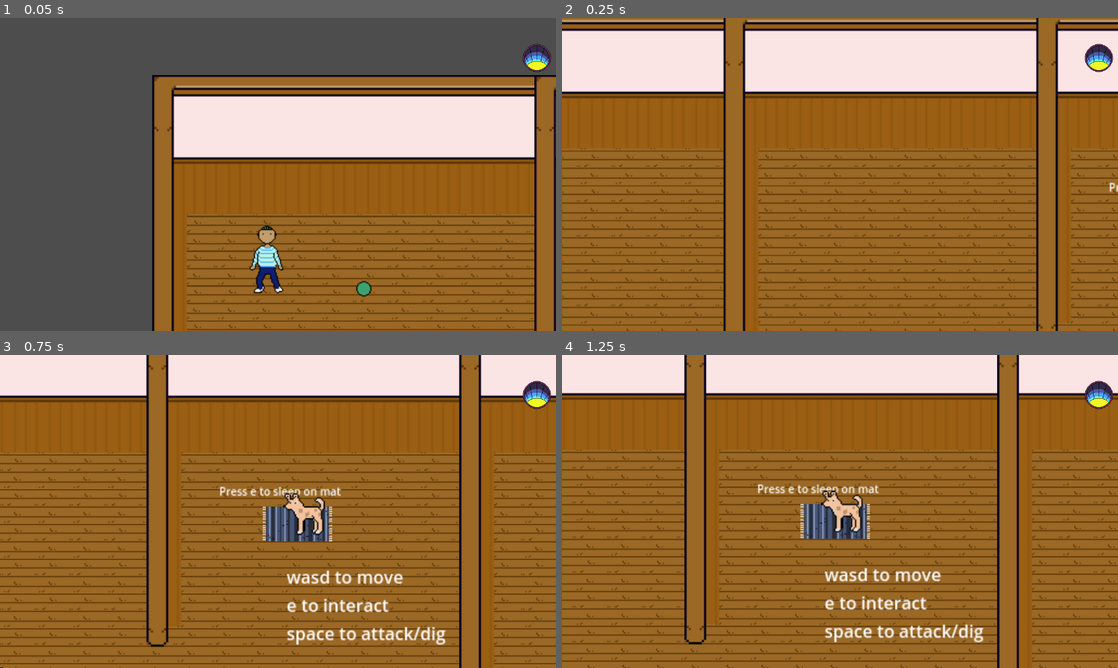
Above: before the commit, frames 1-4 (two rows, left to right).
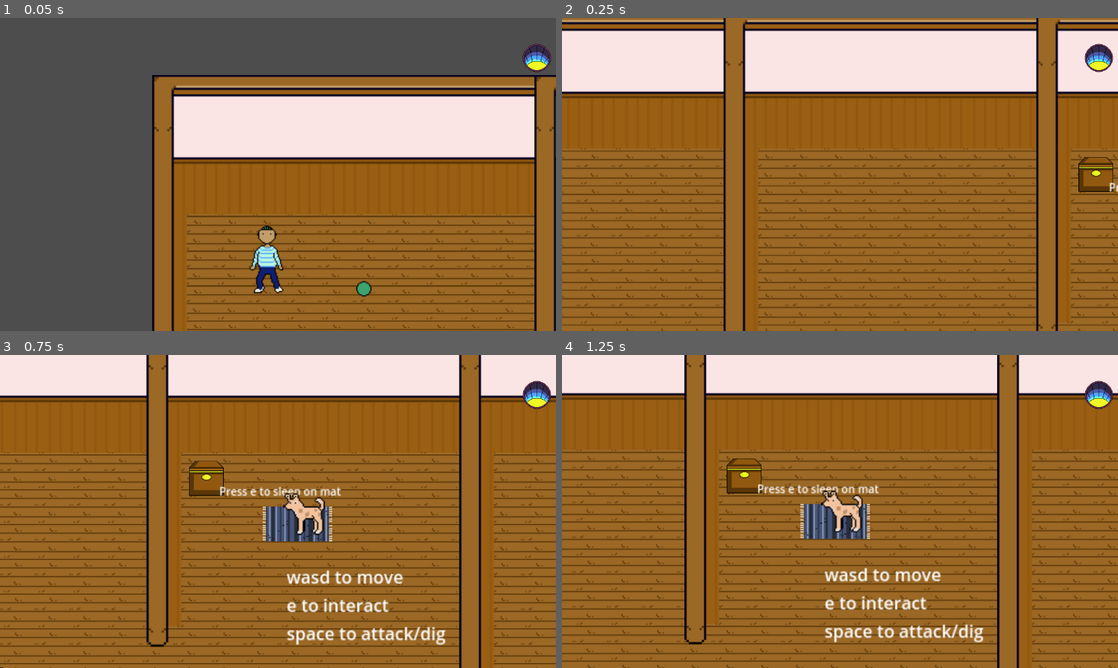
Above: after the commit, the same moments.

Repository: inkaonkala/AnimalRevolution
Game: Godot game, scene res://Scenes/Main.tscn
Same seed, same stepped clock (60 frames per second), same inputs: the game is played once before the commit and once after it.
Inputs:
- Up to frame 1 (0.05 s): no input
- Up to frame 2 (0.25 s): no input
- Up to frame 3 (0.75 s): tap E (interact) at 0.5, 0.6 s; hold D (move_right) from 0.53 s (still down)
- Up to frame 4 (1.25 s): keep holding D (move_right)

Frame 1 is identical in both runs. In frame 2, 0.4% of the frame differs, in the area x 92-100%, y 44-56%; in frame 3, 0.4%; in frame 4, 0.4%, in the area x 29-36%, y 33-45%.

Commit message:
added item box

Diff:
--- /dev/null
+++ b/Scenes/ItemBox.tscn
@@ -0,0 +1,49 @@
+[gd_scene load_steps=4 format=3 uid="uid://fbmnlrdte340"]
+
+[ext_resource type="Script" uid="uid://n8ltvw556afd" path="res://Scripts/item_box.gd" id="1_mftn0"]
+[ext_resource type="Texture2D" uid="uid://bj1cbq82wqns0" path="res://Assets/RoomNDeco/box.png" id="2_iqdp2"]
+
+[sub_resource type="RectangleShape2D" id="RectangleShape2D_53p28"]
+size = Vector2(64, 64)
+
+[node name="ItemBox" type="Area2D"]
+script = ExtResource("1_mftn0")
+
+[node name="Sprite2D" type="Sprite2D" parent="."]
+texture = ExtResource("2_iqdp2")
+
+[node name="CollisionShape2D" type="CollisionShape2D" parent="."]
+shape = SubResource("RectangleShape2D_53p28")
+
+[node name="CanvasLayer" type="CanvasLayer" parent="."]
+
+[node name="BoxMenu" type="Control" parent="CanvasLayer"]
+layout_direction = 4
+layout_mode = 3
+anchors_preset = 8
+anchor_left = 0.5
+anchor_top = 0.5
+anchor_right = 0.5
+anchor_bottom = 0.5
+offset_left = -20.0
+offset_top = -20.0
+offset_right = 20.0
+offset_bottom = 20.0
+grow_horizontal = 2
+grow_vertical = 2
+
+[node name="Label" type="Label" parent="CanvasLayer/BoxMenu"]
+layout_mode = 0
+offset_right = 40.0
+offset_bottom = 23.0
+
+[node name="ItemList" type="ItemList" parent="CanvasLayer/BoxMenu"]
+layout_mode = 0
+offset_right = 40.0
+offset_bottom = 40.0
+
+[node name="CloseButton" type="Button" parent="CanvasLayer/BoxMenu"]
+layout_mode = 0
+offset_right = 8.0
+offset_bottom = 8.0
+text = "CLOSE"
--- a/Scenes/Main.tscn
+++ b/Scenes/Main.tscn
@@ -12,6 +12,7 @@
 [ext_resource type="PackedScene" uid="uid://bc6ou37n0x6el" path="res://Scenes/3_CatFloor.tscn" id="11_hwpts"]
 [ext_resource type="PackedScene" uid="uid://blfqexx45p25p" path="res://Scenes/Night.tscn" id="12_grg3l"]
 [ext_resource type="Texture2D" uid="uid://mhs4cjlvhox7" path="res://Assets/RoomNDeco/elevatorpopup.png" id="12_jyqft"]
+[ext_resource type="PackedScene" uid="uid://fbmnlrdte340" path="res://Scenes/ItemBox.tscn" id="13_frkhe"]
 
 [node name="Main" type="Node2D"]
 script = ExtResource("1_grg3l")
@@ -186,6 +187,10 @@
 
 [node name="Night" parent="NightManager" instance=ExtResource("12_grg3l")]
 
+[node name="ItemBox" parent="." instance=ExtResource("13_frkhe")]
+position = Vector2(1111, 88)
+scale = Vector2(0.5, 0.5)
+
 [connection signal="pressed" from="CanvasHints/ElevatorPop/Sprite2D/RoofTop" to="." method="_on_roof_top_pressed"]
 [connection signal="pressed" from="CanvasHints/ElevatorPop/Sprite2D/floorFive" to="." method="_on_floor_five_pressed"]
 [connection signal="pressed" from="CanvasHints/ElevatorPop/Sprite2D/floorFour" to="." method="_on_floor_four_pressed"]
--- /dev/null
+++ b/Scripts/item_box.gd
@@ -0,0 +1,77 @@
+extends Area2D
+
+@export var box_name := "Storage"
+@export var allowed_items: Array[String] = []
+
+@onready var box_menu = $CanvasLayer/BoxMenu
+@onready var box_label = $CanvasLayer/BoxMenu/Label
+@onready var item_list = $CanvasLayer/BoxMenu/ItemList
+@onready var close_button = $CanvasLayer/BoxMenu/CloseButton
+
+var player_near := false
+var stored_items := {}
+
+func _ready() -> void:
+	body_entered.connect(on_body_enter)
+	body_exited.connect(on_body_exit)
+	close_button.pressed.connect(close_box)
+	box_menu.visible = false
+
+func _process(_delta: float) -> void:
+	if player_near and Input.is_action_just_pressed("interact"):
+		open_box()
+
+func on_body_enter(body: Node) -> void:
+	if body.name == "Player":
+		player_near = true
+
+
+func	 on_body_exit(body: Node) -> void:
+	if body.name == "Player":
+		player_near = false
+
+func close_box() -> void:
+	var main = get_tree().current_scene
+
+	box_menu.visible = false
+	main.player.can_move = true
+
+func refresh_menu() -> void:
+	for child in item_list.get_children():
+		child.queue_free()
+	var main = get_tree().current_scene
+
+	for item_id in main.invi_order:
+		var amount = main.inventory.get(item_id, 0)
+		if amount <= 0:
+			continue
+		if not can_accept(item_id):
+			continue
+
+		var button := Button.new()
+		button.text = item_id + ": " + str(amount) + " → put 1"
+		button.pressed.connect(func(): put_one_item(item_id))
+		item_list.add_child(button)
+
+func open_box() -> void:
+	var main = get_tree().current_scene
+
+	box_label.text = box_name
+	box_menu.visible = true
+	main.player.can_move = false
+	refresh_menu()
+
+func can_accept(item_id: String) -> bool:
+		if allowed_items.is_empty():
+			return true
+		return item_id in allowed_items
+
+func put_one_item(item_id: String) -> void:
+		var main = get_tree().current_scene
+		if not main.remove_item(item_id, 1):
+			return
+		if not stored_items.has(item_id):
+			stored_items[item_id] = 0
+		stored_items[item_id] += 1
+		print(box_name, " contains: ", stored_items)
+		refresh_menu()
Binary file added: Assets/RoomNDeco/box.png
Not shown, added: Assets/RoomNDeco/box.png.import
Not shown: 1 places in Scenes/Main.tscn that only renumber resources
Not shown, added: Scripts/item_box.gd.uid
Not shown, changed: .DS_Store
